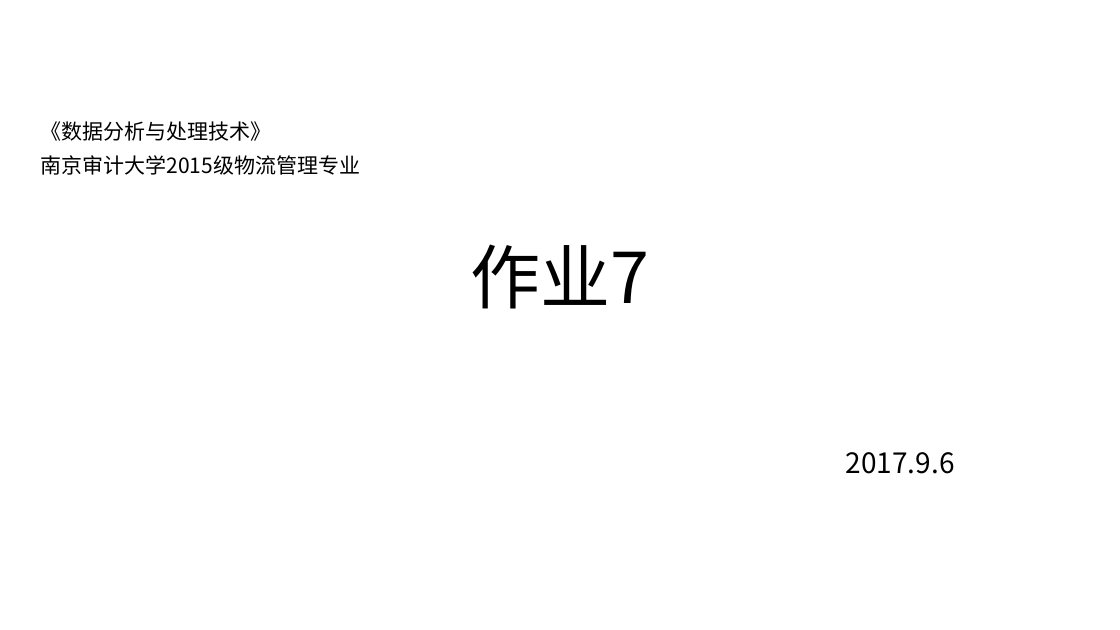
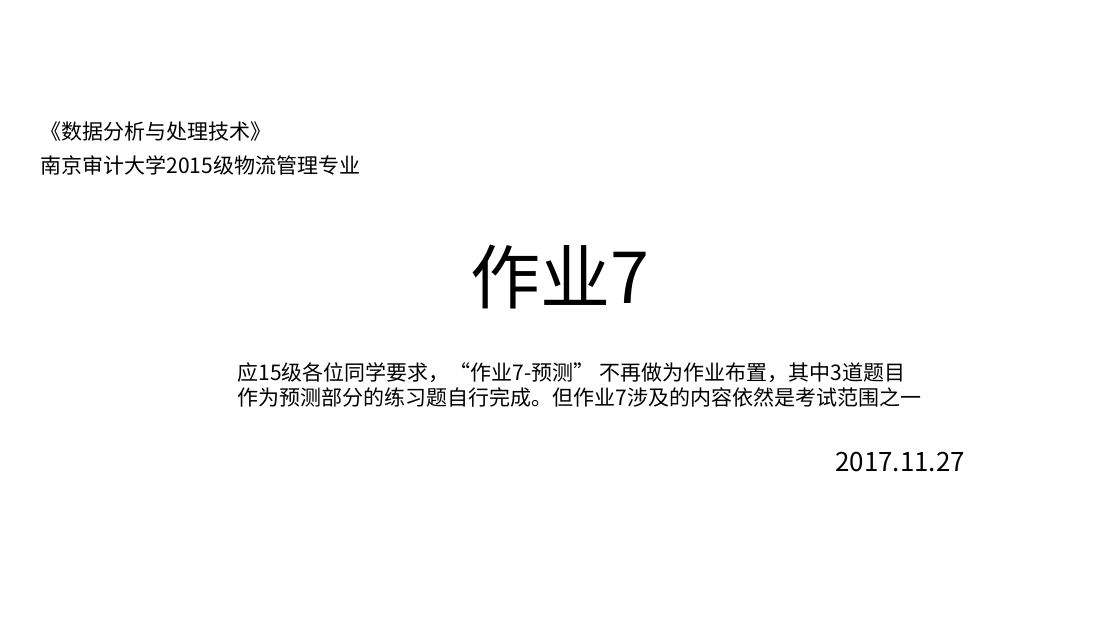
Before and after one commit to exoplanetX/DataAnalytics, a slide deck: slide 1 of 作业7-预测.pptx. Drawn at 1120x630 pixels with LibreOffice and Linux fonts; fonts in the diff are those of the drawing. Boxes give left, top, right and bottom in pixels: in the first picture for what was removed or moved away, otherwise in the second. Text is boxed around its words. In the diff, an @@ line names an element or a change of style, - is before the commit and + after.

```diff
--- a/作业7-预测.pptx
+++ b/作业7-预测.pptx
@@ text added at box(238, 362, 922, 407), 18 pt, text #000000 @@
+应15级各位同学要求，“作业7-预测” 不再做为作业布置，其中3道题目作为预测部分的练习题自行完成。但作业7涉及的内容依然是考试范围之一
@@ subtitle at box(836, 451, 965, 472): text changed; size 24 to 22.2 pt @@
-2017.9.6
+2017.11.27
```
